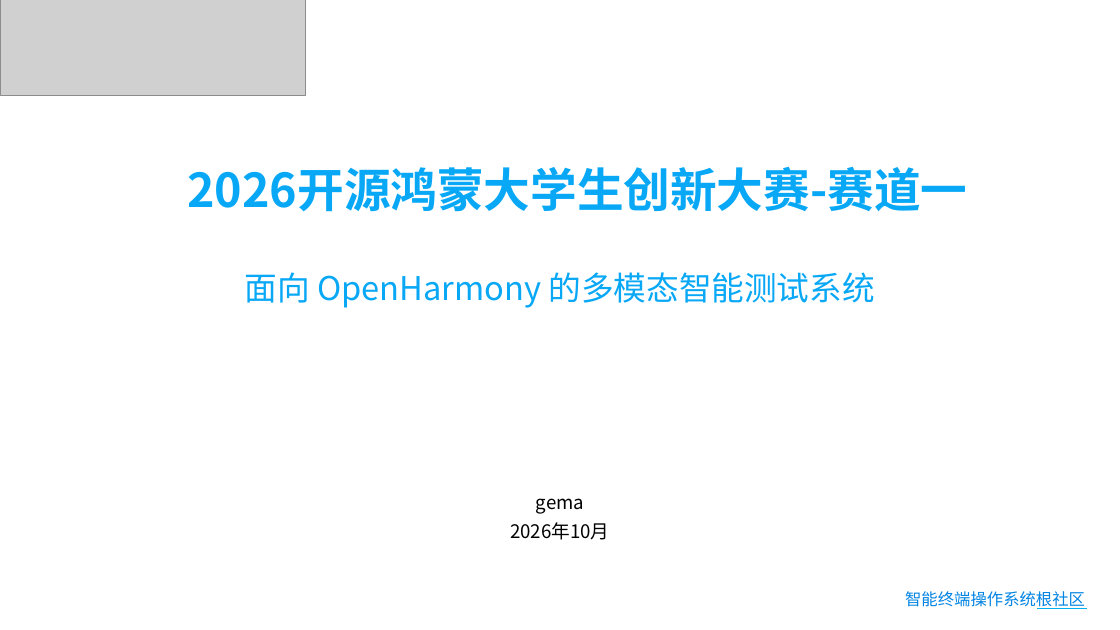
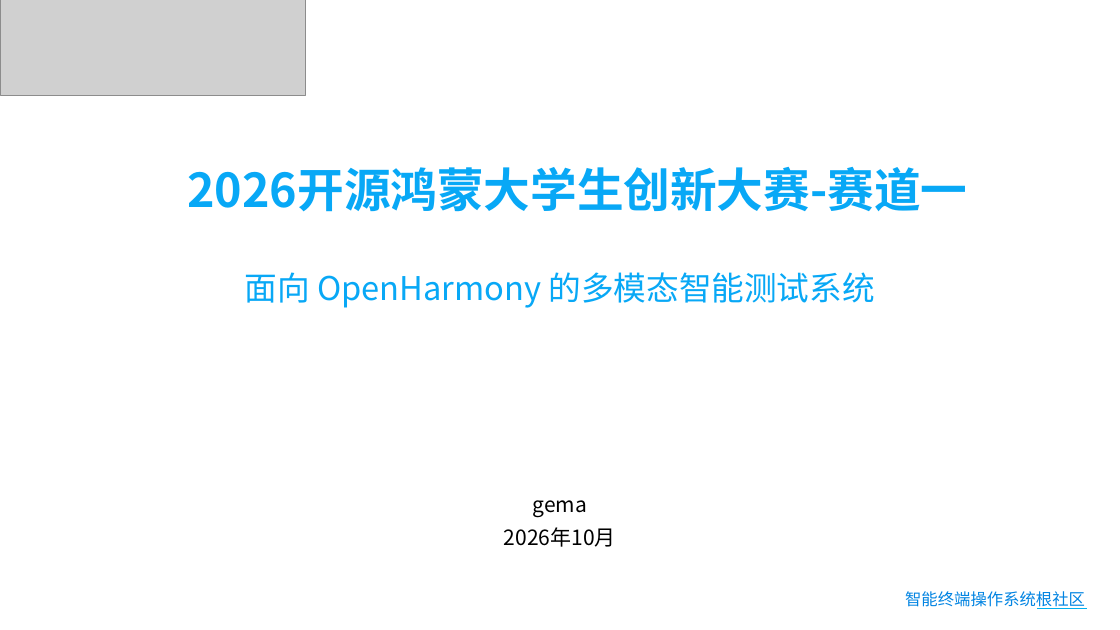
Before and after one commit to gema-secure/ohauto, a slide deck: slide 1 of 提交材料/03-答辩PPT.pptx. Drawn at 1120x630 pixels with LibreOffice and Linux fonts; fonts in the diff are those of the drawing; grey boxes stand for pictures; background and template pictures are left out. Boxes give left, top, right and bottom in pixels: in the first picture for what was removed or moved away, otherwise in the second. Text is boxed around its words. In the diff, an @@ line names an element or a change of style, - is before the commit and + after.

```diff
--- a/提交材料/03-答辩PPT.pptx
+++ b/提交材料/03-答辩PPT.pptx
@@ text "gema" at <box>504,500,616,547</box>: size 16 to 18 pt @@
```
Also in this commit, not shown: 1 other slide changed, 12 slides added, 20 slides removed, 1 other file.
